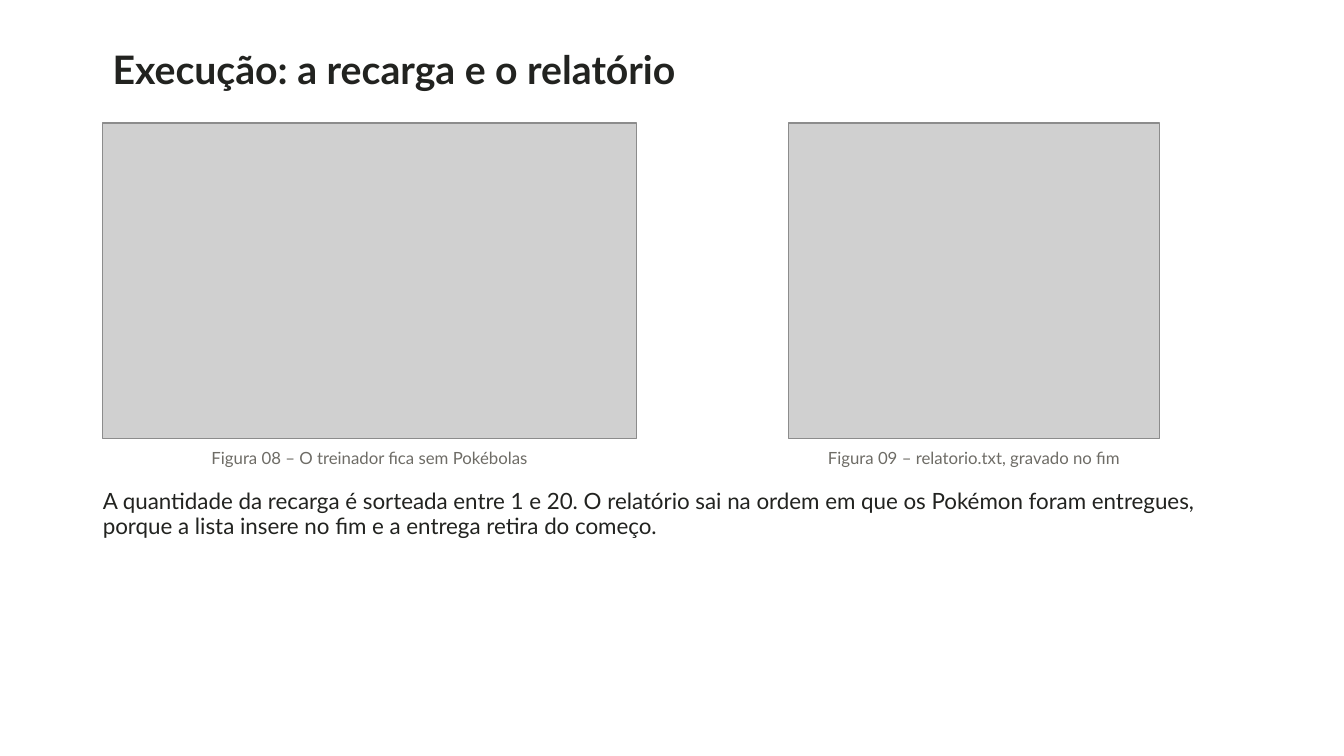
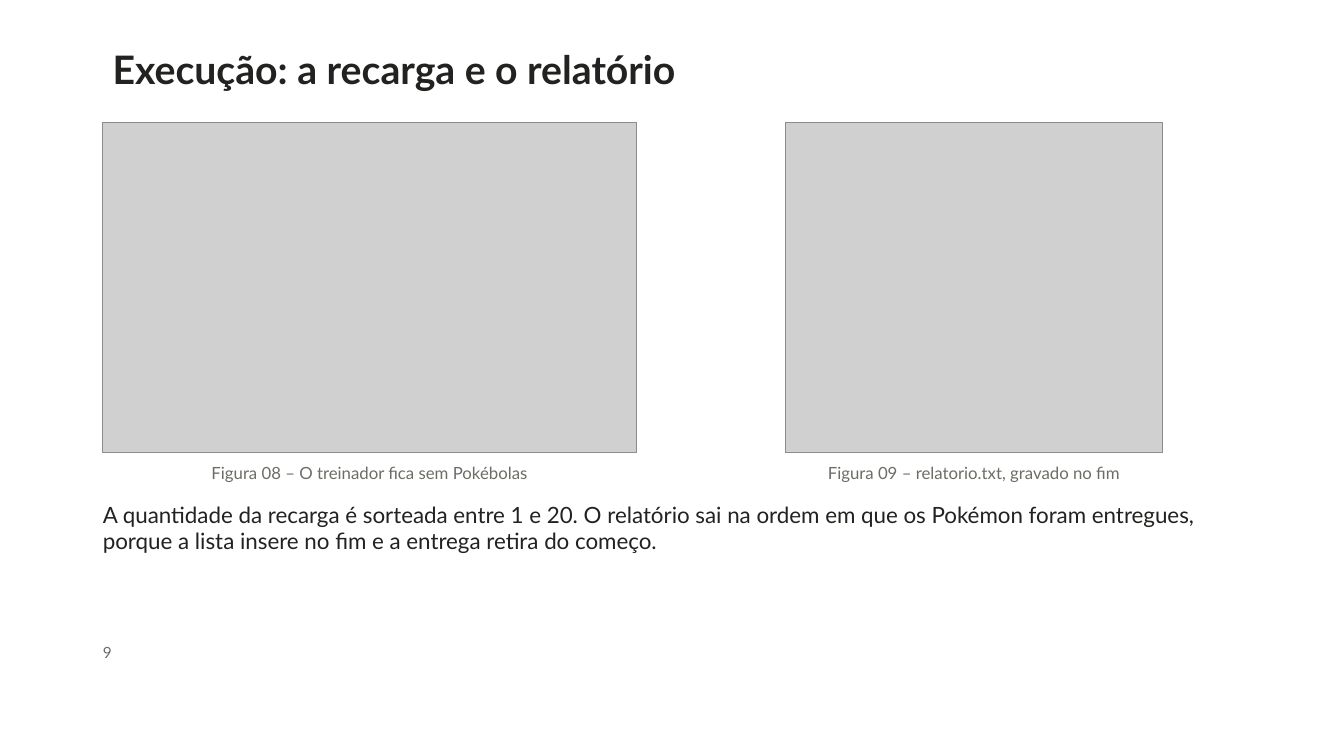
Before and after one commit to revoltzlz/tp-1, a slide deck: slide 9 of apresentacao/slides.pptx. Drawn at 1344x756 pixels with LibreOffice and Linux fonts; fonts in the diff are those of the drawing; grey boxes stand for pictures; background and template pictures are left out. Boxes give left, top, right and bottom in pixels: in the first picture for what was removed or moved away, otherwise in the second. Text is boxed around its words. In the diff, an @@ line names an element or a change of style, - is before the commit and + after.

```diff
--- a/apresentacao/slides.pptx
+++ b/apresentacao/slides.pptx
@@ picture: place and size @@
-picture at (103,123,636,439)
+picture at (103,123,636,453)
@@ picture: place and size @@
-picture at (789,123,1159,439)
+picture at (785,123,1164,453)
@@ text "Figura 08 – O treinador ...": place and size @@
-text "Figura 08 – O treinador ..." at (211,451,528,467)
+text "Figura 08 – O treinador ..." at (211,466,528,482)
@@ text "Figura 09 – relatorio.txt, gravado ...": place and size @@
-text "Figura 09 – relatorio.txt, gravado ..." at (828,451,1119,467)
+text "Figura 09 – relatorio.txt, gravado ..." at (828,466,1119,482)
@@ text "A quantidade da recarga é ...": place and size @@
-text "A quantidade da recarga é ..." at (103,492,1194,538)
+text "A quantidade da recarga é ..." at (103,506,1194,553)
@@ text added at (103,647,112,658), 11 pt, text #6E6C66 @@
+9
```
Also in this commit, not shown: 11 other slides changed, 11 other files.
